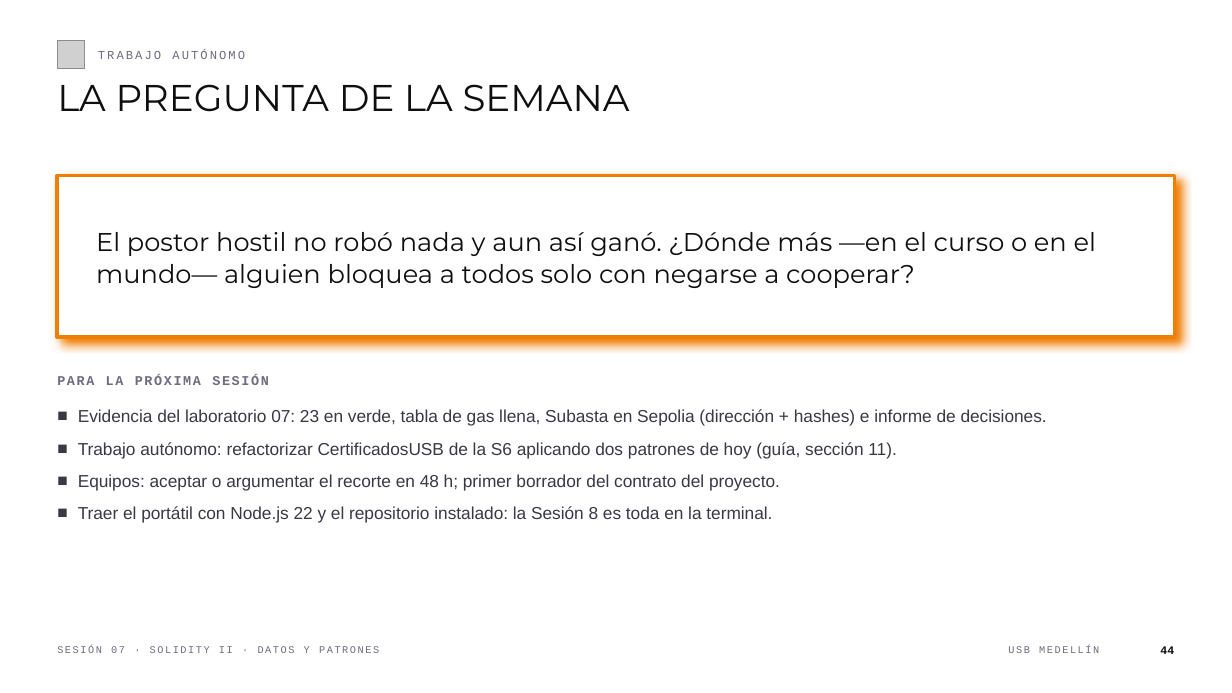
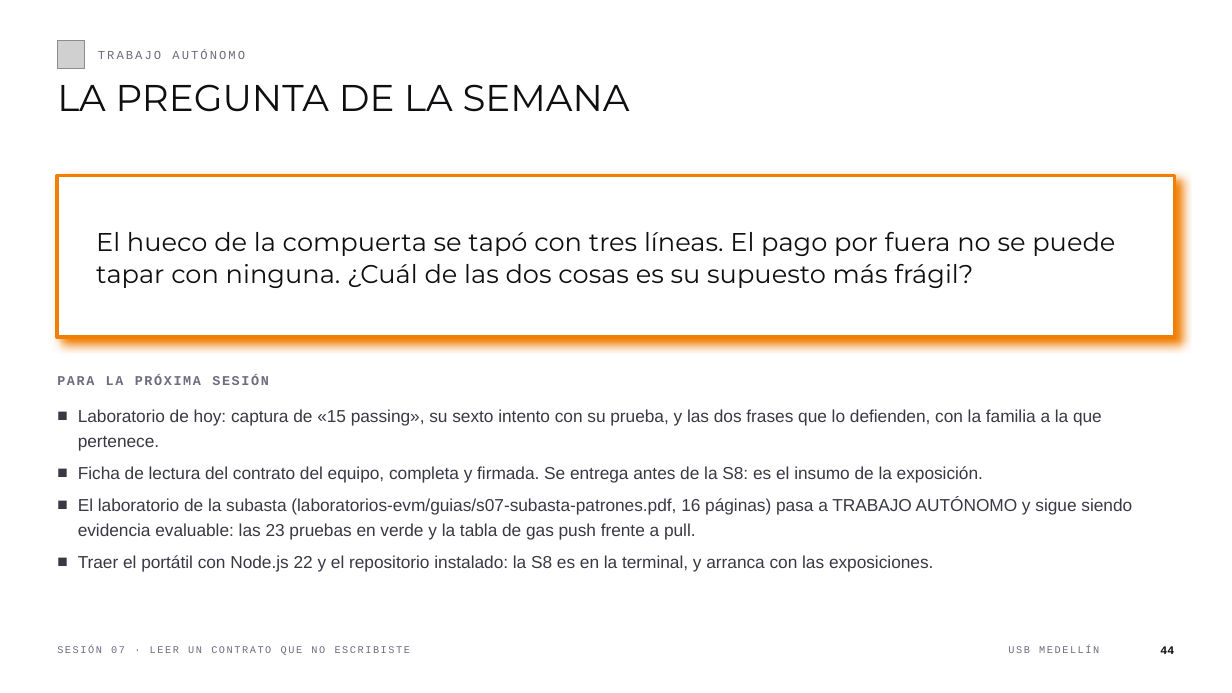
Before and after one commit to andresdapena81/curso-blockchain-web3-usb, a slide deck: slide 44 of material/Sesion-07-Blockchain-Web3.pptx. Drawn at 1232x693 pixels with LibreOffice and Linux fonts; fonts in the diff are those of the drawing; grey boxes stand for pictures. Boxes give left, top, right and bottom in pixels: in the first picture for what was removed or moved away, otherwise in the second. Text is boxed around its words. In the diff, an @@ line names an element or a change of style, - is before the commit and + after.

```diff
--- a/material/Sesion-07-Blockchain-Web3.pptx
+++ b/material/Sesion-07-Blockchain-Web3.pptx
@@ text at (x1=96, y1=232, x2=1115, y2=288): text changed @@
-El postor hostil no robó nada y aun así ganó. ¿Dónde más —en el curso o en el mundo— alguien bloquea a todos solo con negarse a cooperar?
+El hueco de la compuerta se tapó con tres líneas. El pago por fuera no se puede tapar con ninguna. ¿Cuál de las dos cosas es su supuesto más frágil?
@@ text at (x1=78, y1=409, x2=1132, y2=572): text changed @@
-■ Evidencia del laboratorio 07: 23 en verde, tabla de gas llena, Subasta en Sepolia (dirección + hashes) e informe de decisiones.
-■ Trabajo autónomo: refactorizar CertificadosUSB de la S6 aplicando dos patrones de hoy (guía, sección 11).
-■ Equipos: aceptar o argumentar el recorte en 48 h; primer borrador del contrato del proyecto.
-■ Traer el portátil con Node.js 22 y el repositorio instalado: la Sesión 8 es toda en la terminal.
+■ Laboratorio de hoy: captura de «15 passing», su sexto intento con su prueba, y las dos frases que lo defienden, con la familia a la que pertenece.
+■ Ficha de lectura del contrato del equipo, completa y firmada. Se entrega antes de la S8: es el insumo de la exposición.
+■ El laboratorio de la subasta (laboratorios-evm/guias/s07-subasta-patrones.pdf, 16 páginas) pasa a TRABAJO AUTÓNOMO y sigue siendo evidencia evaluable: las 23 pruebas en verde y la tabla de gas push frente a pull.
+■ Traer el portátil con Node.js 22 y el repositorio instalado: la S8 es en la terminal, y arranca con las exposiciones.
@@ text at (x1=57, y1=646, x2=410, y2=655): text changed @@
-SESIÓN 07 · SOLIDITY II · DATOS Y PATRONES
+SESIÓN 07 · LEER UN CONTRATO QUE NO ESCRIBISTE
```
Also in this commit, not shown: 12 other slides changed, 32 slides added, 32 slides removed, 14 other files.
